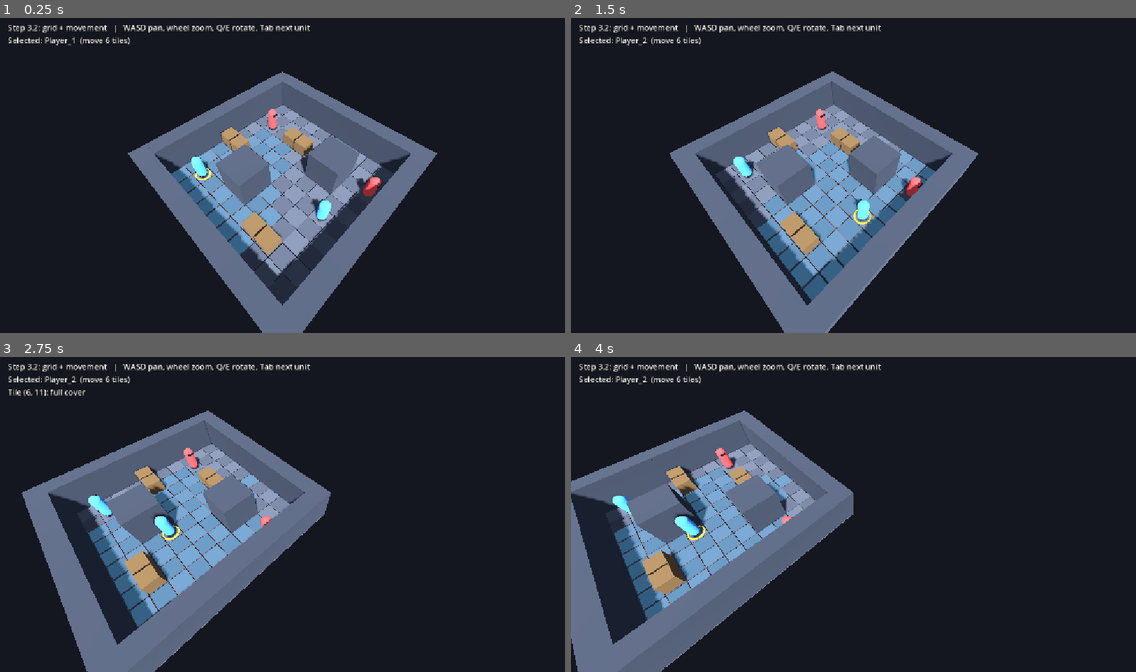
Above: before the commit, frames 1-4 (two rows, left to right).
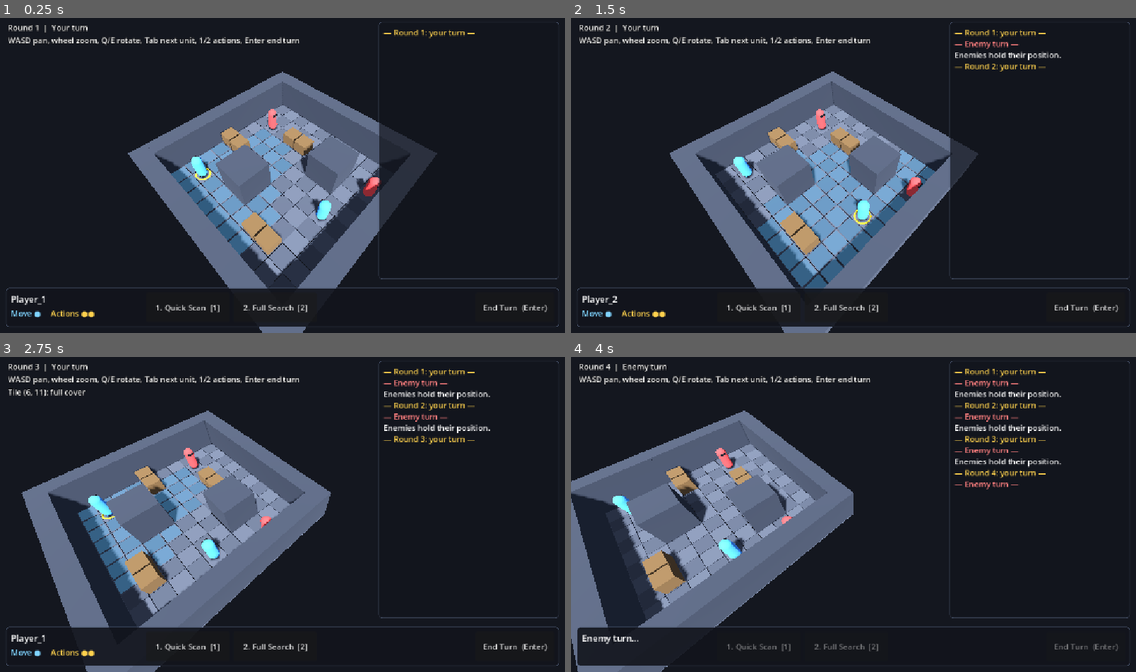
Above: after the commit, the same moments.

Repository: sneakyUnic0rn/space-rpg-project
Game: Godot game, scene res://scenes/battle/battle_test.tscn
Same seed, same stepped clock (60 frames per second), same inputs: the game is played once before the commit and once after it.
Inputs (mouse positions are in pixels of both pictures, inside the frame that each line leads up to):
- Up to frame 1 (0.25 s): no input
- Up to frame 2 (1.5 s): click (1085, 307) at 0.5 s, where only the run after the commit has a clickable "End Turn (Enter)"; tap Enter at 1.25 s; move the mouse to (977, 159) at 1.27 s; hold D from 1.28 s (still down); tap Tab at 1.35 s; click (977, 159) at 1.42 s
- Up to frame 3 (2.75 s): tap Enter at 1.55 s; release D at 2 s; drag from (169, 530) to (254, 577) at 2.02 s
- Up to frame 4 (4 s): click (1085, 646) at 2.75 s, where only the run after the commit has a clickable "End Turn (Enter)"; tap Space at 3.5 s; move the mouse to (910, 445) at 3.52 s; hold D from 3.53 s (still down); tap Keypad Enter at 3.6 s; click (910, 445) at 3.67 s; tap 1 at 3.8 s

The runs differ from the first frame. In frame 1, 5.6% of the frame differs, in the area x 1-99%, y 1-98%; in frame 2, 4.9%; in frame 3, 7.6%; in frame 4, 9.0%.

Commit message:
Add turn managerr, 1 move + 2 actions, focused actions, end turn

Diff:
--- a/space-rpg-project/scenes/battle/battle_test.tscn
+++ b/space-rpg-project/scenes/battle/battle_test.tscn
@@ -1,8 +1,9 @@
-[gd_scene load_steps=4 format=3]
+[gd_scene load_steps=5 format=3]
 
 [ext_resource type="Script" path="res://scripts/battle/battle_scene.gd" id="1"]
 [ext_resource type="Script" path="res://scripts/battle/battle_grid.gd" id="2"]
 [ext_resource type="Script" path="res://scripts/battle/camera_rig.gd" id="3"]
+[ext_resource type="Script" path="res://scripts/battle/battle_hud.gd" id="4"]
 
 [node name="BattleTest" type="Node3D"]
 script = ExtResource("1")
@@ -17,10 +18,12 @@
 
 [node name="HUD" type="CanvasLayer" parent="."]
 
-[node name="Info" type="Label" parent="HUD"]
-offset_left = 16.0
-offset_top = 12.0
-offset_right = 900.0
-offset_bottom = 90.0
-theme_override_colors/font_outline_color = Color(0, 0, 0, 1)
-theme_override_constants/outline_size = 4
+[node name="BattleHUD" type="Control" parent="HUD"]
+layout_mode = 3
+anchors_preset = 15
+anchor_right = 1.0
+anchor_bottom = 1.0
+grow_horizontal = 2
+grow_vertical = 2
+mouse_filter = 2
+script = ExtResource("4")
--- /dev/null
+++ b/space-rpg-project/scripts/battle/battle_hud.gd
@@ -0,0 +1,137 @@
+class_name BattleHUD
+extends Control
+## On-screen UI for the battle: info at the top, combat log on the right,
+## action bar at the bottom. Sends button presses to the battle scene via signals.
+
+signal action_pressed(action: BattleAction)
+signal end_turn_pressed
+
+var info_label := Label.new()
+var _log := RichTextLabel.new()
+var _unit_label := Label.new()
+var _budget_label := RichTextLabel.new()
+var _action_row := HBoxContainer.new()
+var _end_turn := Button.new()
+var _buttons := {}  # BattleAction -> Button
+
+
+func _ready() -> void:
+	set_anchors_preset(Control.PRESET_FULL_RECT)
+	mouse_filter = Control.MOUSE_FILTER_IGNORE
+
+	# Top-left info
+	info_label.position = Vector2(16, 12)
+	info_label.add_theme_color_override("font_outline_color", Color.BLACK)
+	info_label.add_theme_constant_override("outline_size", 4)
+	info_label.mouse_filter = Control.MOUSE_FILTER_IGNORE
+	add_child(info_label)
+
+	# Right: combat log
+	var log_panel := PanelContainer.new()
+	log_panel.set_anchors_preset(Control.PRESET_RIGHT_WIDE)
+	log_panel.offset_left = -380
+	log_panel.offset_top = 12
+	log_panel.offset_right = -12
+	log_panel.offset_bottom = -110
+	log_panel.add_theme_stylebox_override("panel", _panel_style(0.7))
+	log_panel.mouse_filter = Control.MOUSE_FILTER_IGNORE
+	add_child(log_panel)
+	_log.bbcode_enabled = true
+	_log.scroll_following = true
+	_log.fit_content = false
+	log_panel.add_child(_log)
+
+	# Bottom: action bar
+	var bar := PanelContainer.new()
+	bar.set_anchors_preset(Control.PRESET_BOTTOM_WIDE)
+	bar.offset_top = -92
+	bar.offset_left = 12
+	bar.offset_right = -12
+	bar.offset_bottom = -12
+	bar.add_theme_stylebox_override("panel", _panel_style(0.9))
+	add_child(bar)
+
+	var row := HBoxContainer.new()
+	row.add_theme_constant_override("separation", 16)
+	bar.add_child(row)
+
+	var unit_box := VBoxContainer.new()
+	unit_box.custom_minimum_size.x = 260
+	_unit_label.add_theme_font_size_override("font_size", 18)
+	unit_box.add_child(_unit_label)
+	_budget_label.bbcode_enabled = true
+	_budget_label.fit_content = true
+	_budget_label.scroll_active = false
+	_budget_label.custom_minimum_size = Vector2(260, 24)
+	unit_box.add_child(_budget_label)
+	row.add_child(unit_box)
+
+	_action_row.add_theme_constant_override("separation", 8)
+	_action_row.size_flags_horizontal = Control.SIZE_EXPAND_FILL
+	row.add_child(_action_row)
+
+	_end_turn.text = "End Turn  (Enter)"
+	_end_turn.focus_mode = Control.FOCUS_NONE
+	_end_turn.custom_minimum_size = Vector2(160, 0)
+	_end_turn.pressed.connect(func(): end_turn_pressed.emit())
+	row.add_child(_end_turn)
+
+
+func _panel_style(alpha: float) -> StyleBoxFlat:
+	var sb := StyleBoxFlat.new()
+	sb.bg_color = Color(0.07, 0.08, 0.11, alpha)
+	sb.border_color = Color(0.3, 0.35, 0.45, alpha)
+	sb.set_border_width_all(1)
+	sb.set_corner_radius_all(6)
+	sb.set_content_margin_all(10)
+	return sb
+
+
+func set_actions(actions: Array[BattleAction]) -> void:
+	for child in _action_row.get_children():
+		child.queue_free()
+	_buttons.clear()
+	for i in actions.size():
+		var action := actions[i]
+		var b := Button.new()
+		b.text = "%d. %s" % [i + 1, action.button_text()]
+		b.focus_mode = Control.FOCUS_NONE
+		b.custom_minimum_size = Vector2(170, 56)
+		b.pressed.connect(func(): action_pressed.emit(action))
+		_action_row.add_child(b)
+		_buttons[action] = b
+
+
+## Redraw the action bar for the selected unit.
+func refresh(unit: Unit, is_player_phase: bool) -> void:
+	_end_turn.disabled = not is_player_phase
+	if unit == null or not is_player_phase:
+		_unit_label.text = "Enemy turn..." if not is_player_phase else "No unit selected"
+		_budget_label.text = ""
+		for action in _buttons:
+			_buttons[action].disabled = true
+		return
+
+	var b := unit.budget
+	_unit_label.text = unit.name
+	var move_text := "[color=#7fd3ff]Move ●[/color]" if b.can_move() else "[color=#666]Move ○[/color]"
+	var pips := ""
+	for i in TurnBudget.ACTIONS_PER_TURN:
+		pips += "●" if i < b.actions_left else "○"
+	_budget_label.text = "%s     [color=#ffd24d]Actions %s[/color]" % [move_text, pips]
+
+	for action in _buttons:
+		var reason := b.why_not(action)
+		_buttons[action].disabled = reason != ""
+		_buttons[action].tooltip_text = action.description + ("" if reason == "" else "\n\n" + reason)
+
+
+func log_line(text: String, color: String = "") -> void:
+	if color != "":
+		_log.append_text("[color=%s]%s[/color]\n" % [color, text])
+	else:
+		_log.append_text(text + "\n")
+
+
+func log_text() -> String:
+	return _log.get_parsed_text()
--- a/space-rpg-project/scripts/battle/battle_scene.gd
+++ b/space-rpg-project/scripts/battle/battle_scene.gd
@@ -1,18 +1,23 @@
 extends Node3D
-## Step 3.2 test battle: select a unit, see where it can go, click to move.
-##   Left click your unit  select it
-##   Tab                   select the next player unit
-##   Hover a blue tile     preview the route
-##   Left click blue tile  move there
-## There are no turns yet, so units can move as often as you like.
+## Test battle: grid movement + turns.
+##   Left click your unit   select it        Tab    next unit with something left to do
+##   Hover a blue tile      preview route    1 / 2  use an action
+##   Left click blue tile   move there       Enter  end turn
+## Each unit gets 1 move + 2 actions per turn. Enemies don't act yet (step 3.5).
+
+const ENEMY_PHASE_TIME := 0.8  # seconds the placeholder enemy turn lasts
 
 @onready var grid: BattleGrid = $BattleGrid
 @onready var camera_rig: CameraRig = $CameraRig
 @onready var units_root: Node3D = $Units
-@onready var info_label: Label = $HUD/Info
+@onready var hud: BattleHUD = $HUD/BattleHUD
 
 var units: Array[Unit] = []
 var selected: Unit = null
+var actions: Array[BattleAction] = ActionLibrary.default_actions()
+var round_number := 1
+var is_player_phase := true
+
 var _reach := {}
 var _hover_cell := Vector2i(-1, -1)
 
@@ -29,10 +34,12 @@
 	camera_rig.bounds = AABB(Vector3.ZERO, Vector3(grid.width, 0, grid.height))
 	camera_rig.focus_on(grid.center())
 
-	var players := _player_units()
-	if not players.is_empty():
-		select_unit(players[0])
-	_update_info()
+	hud.set_actions(actions)
+	hud.action_pressed.connect(func(a): perform_action(a))
+	hud.end_turn_pressed.connect(func(): end_player_turn())
+
+	hud.log_line("— Round 1: your turn —", "#ffd24d")
+	_select_first_ready()
 
 
 func _unhandled_input(event: InputEvent) -> void:
@@ -40,11 +47,19 @@
 		_on_hover(_cell_under_mouse(event.position))
 	elif event is InputEventMouseButton and event.pressed and event.button_index == MOUSE_BUTTON_LEFT:
 		_on_click(_cell_under_mouse(event.position))
-	elif event is InputEventKey and event.pressed and not event.echo and event.keycode == KEY_TAB:
-		_select_next()
-
-
-# --- Actions (public so tests and, later, the turn system can call them) ---
+	elif event is InputEventKey and event.pressed and not event.echo:
+		match event.keycode:
+			KEY_TAB:
+				_select_next()
+			KEY_ENTER, KEY_KP_ENTER:
+				end_player_turn()
+			_:
+				var index: int = event.keycode - KEY_1
+				if index >= 0 and index < actions.size():
+					perform_action(actions[index])
+
+
+# --- Actions (public so tests and, later, the AI can call them) ---------------
 
 func select_unit(unit: Unit) -> void:
 	if selected:
@@ -53,21 +68,59 @@
 	if selected:
 		selected.set_selected(true)
 	_refresh_reach()
-	_update_info()
+	_refresh_ui()
 
 
 func try_move_to(cell: Vector2i) -> bool:
-	if selected == null or selected.is_moving or cell == selected.cell:
+	if not _can_command() or not selected.budget.can_move() or cell == selected.cell:
 		return false
 	var path := GridPathfinder.path_to(_reach, cell)
 	if path.is_empty():
 		return false
+	selected.budget.use_move()
 	grid.clear_reachable()
 	grid.clear_path()
+	_refresh_ui()
 	await selected.move_along(path, grid)
-	_refresh_reach()
-	_update_info()
+	_after_unit_acted()
 	return true
+
+
+func perform_action(action: BattleAction) -> bool:
+	if not _can_command():
+		return false
+	var reason := selected.budget.why_not(action)
+	if reason != "":
+		hud.log_line(reason, "#ff8080")
+		return false
+	selected.budget.spend(action)
+	var result: Dictionary = action.effect.call(selected)
+	hud.log_line(result["text"])
+	if result.get("refund", 0) > 0:
+		selected.budget.refund(result["refund"])
+	_after_unit_acted()
+	return true
+
+
+func end_player_turn() -> void:
+	if not is_player_phase:
+		return
+	is_player_phase = false
+	select_unit(null)
+	hud.log_line("— Enemy turn —", "#ff8080")
+	_refresh_ui()
+
+	# Placeholder: enemies just wait. Real AI arrives in step 3.5.
+	await get_tree().create_timer(ENEMY_PHASE_TIME).timeout
+	hud.log_line("Enemies hold their position.")
+
+	round_number += 1
+	for u in units:
+		u.budget.reset()
+		u.set_exhausted(false)
+	is_player_phase = true
+	hud.log_line("— Round %d: your turn —" % round_number, "#ffd24d")
+	_select_first_ready()
 
 
 func unit_at(cell: Vector2i) -> Unit:
@@ -79,14 +132,37 @@
 
 # --- Internals -------------------------------------------------------------
 
+func _can_command() -> bool:
+	return is_player_phase and selected != null and not selected.is_moving
+
+
+## After any move/action: update visuals, and move on if the unit is done.
+func _after_unit_acted() -> void:
+	if selected == null:
+		return
+	if selected.budget.is_exhausted():
+		selected.set_exhausted(true)
+		if _ready_player_units().is_empty():
+			hud.log_line("All units done.")
+			end_player_turn()
+			return
+		_select_first_ready()
+		return
+	_refresh_reach()
+	_refresh_ui()
+
+
 func _spawn_unit(team: String, cell: Vector2i) -> void:
 	var u := Unit.new()
 	u.team = team
 	u.name = "%s_%d" % [team.capitalize(), units.size() + 1]
+	# Test character numbers. Real characters come from character creation later.
+	u.stats.attributes["WIS"] = 55
+	u.stats.skill_points["Perception"] = 20
 	units_root.add_child(u)
 	u.place_at(cell, grid)
 	if team == "enemy":
-		u.rotation.y = PI  # face the players
+		u.rotation.y = PI
 	units.append(u)
 
 
@@ -98,12 +174,25 @@
 	return result
 
 
+func _ready_player_units() -> Array[Unit]:
+	var result: Array[Unit] = []
+	for u in _player_units():
+		if not u.budget.is_exhausted():
+			result.append(u)
+	return result
+
+
+func _select_first_ready() -> void:
+	var ready_units := _ready_player_units()
+	select_unit(ready_units[0] if not ready_units.is_empty() else null)
+
+
 func _select_next() -> void:
-	var players := _player_units()
-	if players.is_empty():
-		return
-	var i := players.find(selected)
-	select_unit(players[(i + 1) % players.size()])
+	var ready_units := _ready_player_units()
+	if ready_units.is_empty() or not is_player_phase:
+		return
+	var i := ready_units.find(selected)
+	select_unit(ready_units[(i + 1) % ready_units.size()])
 
 
 func _walkable_for_selected(cell: Vector2i) -> bool:
@@ -115,7 +204,7 @@
 
 func _refresh_reach() -> void:
 	grid.clear_path()
-	if selected == null:
+	if selected == null or not selected.budget.can_move() or not is_player_phase:
 		_reach = {}
 		grid.clear_reachable()
 		return
@@ -129,19 +218,22 @@
 	if cell == _hover_cell:
 		return
 	_hover_cell = cell
-	if selected and not selected.is_moving and _reach.get("costs", {}).has(cell) and cell != selected.cell:
+	if _can_command() and _reach.get("costs", {}).has(cell) and cell != selected.cell:
 		grid.show_path(GridPathfinder.path_to(_reach, cell))
 	else:
 		grid.clear_path()
-	_update_info()
+	_refresh_ui()
 
 
 func _on_click(cell: Vector2i) -> void:
-	if selected and selected.is_moving:
+	if not is_player_phase or (selected and selected.is_moving):
 		return
 	var clicked := unit_at(cell)
 	if clicked and clicked.team == "player":
-		select_unit(clicked)
+		if clicked.budget.is_exhausted():
+			hud.log_line("%s has nothing left this turn." % clicked.name, "#999999")
+		else:
+			select_unit(clicked)
 	else:
 		try_move_to(cell)
 
@@ -156,17 +248,16 @@
 	return grid.world_to_cell(hit)
 
 
-func _update_info() -> void:
-	var lines := ["Step 3.2: grid + movement   |   WASD pan, wheel zoom, Q/E rotate, Tab next unit"]
-	if selected:
-		var s := "Selected: %s  (move %.0f tiles)" % [selected.name, selected.move_range]
-		if _reach.get("costs", {}).has(_hover_cell) and _hover_cell != selected.cell:
-			s += "   |   route cost %.1f" % _reach["costs"][_hover_cell]
-		lines.append(s)
+func _refresh_ui() -> void:
+	hud.refresh(selected, is_player_phase)
+	var lines := ["Round %d  |  %s" % [round_number, "Your turn" if is_player_phase else "Enemy turn"],
+		"WASD pan, wheel zoom, Q/E rotate, Tab next unit, 1/2 actions, Enter end turn"]
+	if selected and _reach.get("costs", {}).has(_hover_cell) and _hover_cell != selected.cell:
+		lines.append("Route cost %.1f / %.0f" % [_reach["costs"][_hover_cell], selected.move_range])
 	if grid.is_inside(_hover_cell):
 		var cover: String = ["no cover", "half cover", "full cover"][grid.cover_at(_hover_cell)]
 		lines.append("Tile %s: %s" % [_hover_cell, cover])
-	info_label.text = "\n".join(lines)
+	hud.info_label.text = "\n".join(lines)
 
 
 func _setup_environment() -> void:
--- a/space-rpg-project/scripts/battle/unit.gd
+++ b/space-rpg-project/scripts/battle/unit.gd
@@ -11,10 +11,13 @@
 @export var move_range := 6.0
 
 var stats := CharacterStats.new()
+var budget := TurnBudget.new()
 var cell := Vector2i.ZERO
 var is_moving := false
 
 var _ring := MeshInstance3D.new()
+var _body_mat: StandardMaterial3D
+var _base_color: Color
 
 
 func _ready() -> void:
@@ -25,7 +28,9 @@
 	capsule.radius = 0.3
 	capsule.height = 1.6
 	body.mesh = capsule
-	body.material_override = _mat(color)
+	_base_color = color
+	_body_mat = _mat(color)
+	body.material_override = _body_mat
 	body.position.y = 0.8
 	add_child(body)
 
@@ -50,6 +55,12 @@
 
 func set_selected(selected: bool) -> void:
 	_ring.visible = selected
+
+
+## Grey the unit out when it has nothing left to do this turn.
+func set_exhausted(exhausted: bool) -> void:
+	if _body_mat:
+		_body_mat.albedo_color = _base_color.darkened(0.6) if exhausted else _base_color
 
 
 func place_at(new_cell: Vector2i, grid: BattleGrid) -> void:
--- /dev/null
+++ b/space-rpg-project/scripts/rules/action_library.gd
@@ -0,0 +1,30 @@
+class_name ActionLibrary
+## The actions available in the test battle. Real actions (shoot, first aid,
+## combat hack, overwatch...) get added here as they're built.
+
+
+static func default_actions() -> Array[BattleAction]:
+	return [quick_scan(), full_search()]
+
+
+## 1 action: a quick Perception check. Placeholder effect until enemies,
+## loot and hidden things exist.
+static func quick_scan() -> BattleAction:
+	return BattleAction.make("quick_scan", "Quick Scan", 1, false,
+		"Perception check to spot threats nearby.",
+		func(unit: Unit) -> Dictionary:
+			var r := unit.stats.check_skill("Perception")
+			return {"text": "%s Quick Scan: %s" % [unit.name, r.describe()], "refund": 0})
+
+
+## 2 actions, focused (must be first). Hard or better success refunds 1 action.
+static func full_search() -> BattleAction:
+	return BattleAction.make("full_search", "Full Search", 2, true,
+		"Focused: thorough Perception check. Hard success refunds 1 action.",
+		func(unit: Unit) -> Dictionary:
+			var r := unit.stats.check_skill("Perception")
+			var refund := 1 if r.is_hard_or_better() else 0
+			var text := "%s Full Search: %s" % [unit.name, r.describe()]
+			if refund > 0:
+				text += "  ->  %s success, 1 action refunded!" % r.level_name()
+			return {"text": text, "refund": refund})
--- /dev/null
+++ b/space-rpg-project/scripts/rules/battle_action.gd
@@ -0,0 +1,28 @@
+class_name BattleAction
+extends RefCounted
+## One thing a unit can do with its actions (shoot, scan, first aid...).
+## `effect` is a function that takes the acting Unit and returns
+## {"text": String for the combat log, "refund": int actions to give back}.
+
+var id: String
+var display_name: String
+var cost: int = 1
+var focused: bool = false
+var description: String = ""
+var effect: Callable
+
+
+static func make(p_id: String, p_name: String, p_cost: int, p_focused: bool,
+		p_description: String, p_effect: Callable) -> BattleAction:
+	var a := BattleAction.new()
+	a.id = p_id
+	a.display_name = p_name
+	a.cost = p_cost
+	a.focused = p_focused
+	a.description = p_description
+	a.effect = p_effect
+	return a
+
+
+func button_text() -> String:
+	return "%s  [%d]" % [display_name, cost]
--- /dev/null
+++ b/space-rpg-project/scripts/rules/turn_budget.gd
@@ -0,0 +1,59 @@
+class_name TurnBudget
+extends RefCounted
+## What one unit may still do this turn.
+## Rules: 1 move + 2 actions per turn, the same action can't be taken twice,
+## and "focused" actions (2-action ones like First Aid or Full Search) must be
+## the unit's first action of the turn. Moving first is allowed.
+
+const MOVES_PER_TURN := 1
+const ACTIONS_PER_TURN := 2
+
+var moves_left := MOVES_PER_TURN
+var actions_left := ACTIONS_PER_TURN
+var actions_taken := 0
+var used_ids: Array[String] = []
+
+
+func reset() -> void:
+	moves_left = MOVES_PER_TURN
+	actions_left = ACTIONS_PER_TURN
+	actions_taken = 0
+	used_ids.clear()
+
+
+func can_move() -> bool:
+	return moves_left > 0
+
+
+func use_move() -> void:
+	moves_left = maxi(0, moves_left - 1)
+
+
+## Empty string if the action is allowed, otherwise the reason it isn't.
+func why_not(action: BattleAction) -> String:
+	if action.id in used_ids:
+		return "%s was already used this turn" % action.display_name
+	if action.focused and actions_taken > 0:
+		return "%s is a focused action and must be your first action" % action.display_name
+	if action.cost > actions_left:
+		return "%s needs %d actions, you have %d" % [action.display_name, action.cost, actions_left]
+	return ""
+
+
+func can_take(action: BattleAction) -> bool:
+	return why_not(action) == ""
+
+
+func spend(action: BattleAction) -> void:
+	actions_left -= action.cost
+	actions_taken += 1
+	used_ids.append(action.id)
+
+
+## Give actions back (e.g. Hard success on a focused action). Never above the max.
+func refund(amount: int) -> void:
+	actions_left = mini(actions_left + amount, ACTIONS_PER_TURN)
+
+
+func is_exhausted() -> bool:
+	return moves_left == 0 and actions_left == 0
--- a/space-rpg-project/tests/test_battle.gd
+++ b/space-rpg-project/tests/test_battle.gd
@@ -62,6 +62,9 @@
 	expect(scene.grid.cover_at(Vector2i(5, 1)) == 1, "crate gives half cover")
 
 	var unit: Unit = scene.selected
+	var enemy_cell: Vector2i = scene.grid.spawns["E"][0]
+	var blocked := GridPathfinder.reachable(enemy_cell + Vector2i(-2, 0), 6.0, scene._walkable_for_selected)
+	expect(not blocked["costs"].has(enemy_cell), "can't move onto another unit's tile")
 	var start := unit.cell
 	var target := start + Vector2i(0, 3)  # straight down, open floor
 	expect(scene.grid.is_floor(target), "test target is a floor tile")
@@ -76,8 +79,6 @@
 	var far: bool = await scene.try_move_to(Vector2i(10, 10))
 	expect(not far, "unit refuses a tile beyond its movement range")
 
-	var enemy_cell: Vector2i = scene.grid.spawns["E"][0]
-	expect(not scene._reach["costs"].has(enemy_cell), "can't move onto another unit's tile")
 
 	scene._select_next()
 	expect(scene.selected != unit and scene.selected.team == "player", "Tab switches to the other player unit")
--- /dev/null
+++ b/space-rpg-project/tests/test_turns.gd
@@ -0,0 +1,99 @@
+extends SceneTree
+## Checks for the action economy and turn flow. Run with:
+##   godot --headless --script res://tests/test_turns.gd
+
+var _failures := 0
+var _passes := 0
+
+
+func _initialize() -> void:
+	test_budget_rules()
+	await test_turn_flow()
+	print("\n%d passed, %d failed" % [_passes, _failures])
+	quit(1 if _failures > 0 else 0)
+
+
+func expect(condition: bool, label: String) -> void:
+	if condition:
+		_passes += 1
+		print("PASS  ", label)
+	else:
+		_failures += 1
+		print("FAIL  ", label)
+
+
+func test_budget_rules() -> void:
+	var scan := ActionLibrary.quick_scan()
+	var search := ActionLibrary.full_search()
+	var other := BattleAction.make("other", "Other", 1, false, "", func(_u): return {})
+
+	var b := TurnBudget.new()
+	expect(b.can_move() and b.actions_left == 2, "turn starts with 1 move + 2 actions")
+	b.use_move()
+	expect(not b.can_move(), "only one move per turn")
+	expect(b.can_take(search), "focused action allowed after moving (still first ACTION)")
+
+	b.reset()
+	b.spend(scan)
+	expect(not b.can_take(scan), "same action can't be taken twice in a turn")
+	expect(b.why_not(scan).contains("already used"), "reason explains the repeat rule")
+	expect(not b.can_take(search), "focused action blocked once another action was taken")
+	expect(b.can_take(other), "a different 1-action action is still allowed")
+	b.spend(other)
+	expect(b.actions_left == 0 and not b.can_take(other), "no actions left after two")
+
+	b.reset()
+	b.spend(search)
+	expect(b.actions_left == 0, "focused action costs both actions")
+	b.refund(1)
+	expect(b.actions_left == 1 and b.can_take(scan), "refund gives one action back for another action")
+	b.refund(5)
+	expect(b.actions_left == 2, "refund never goes above the max")
+
+	b.reset()
+	b.use_move()
+	b.spend(scan)
+	b.spend(other)
+	expect(b.is_exhausted(), "move + 2 actions = unit is done")
+
+
+func test_turn_flow() -> void:
+	Dice.set_seed(7)
+	var scene: Node3D = load("res://scenes/battle/battle_test.tscn").instantiate()
+	root.add_child(scene)
+	await process_frame
+
+	var u: Unit = scene.selected
+	expect(scene.round_number == 1 and scene.is_player_phase, "battle starts on round 1, player turn")
+
+	var moved: bool = await scene.try_move_to(u.cell + Vector2i(0, 2))
+	expect(moved, "first move works")
+	var moved_again: bool = await scene.try_move_to(u.cell + Vector2i(0, 1))
+	expect(not moved_again, "second move in the same turn is refused")
+
+	var scan: BattleAction = scene.actions[0]
+	expect(scene.perform_action(scan), "Quick Scan (by id) uses an action")
+	expect(not scene.perform_action(scan), "Quick Scan can't be repeated")
+	expect(u.budget.actions_left >= 0, "budget never negative")
+
+	# Use up this unit and the other one; turn should end automatically.
+	u.budget.actions_left = 0
+	scene._after_unit_acted()
+	expect(scene.selected != u, "exhausted unit hands control to the next unit")
+	var other: Unit = scene.selected
+	other.budget.use_move()
+	other.budget.actions_left = 0
+	scene._after_unit_acted()
+	expect(not scene.is_player_phase, "turn ends automatically when every unit is done")
+
+	await create_timer(scene.ENEMY_PHASE_TIME + 0.3).timeout
+	expect(scene.is_player_phase and scene.round_number == 2, "enemy phase passes and round 2 begins")
+	expect(u.budget.can_move() and u.budget.actions_left == 2, "budgets reset for the new round")
+	expect(scene.hud.log_text().contains("Round 2"), "combat log shows the new round")
+
+	# Manual end turn
+	scene.end_player_turn()
+	expect(not scene.is_player_phase, "End Turn starts the enemy phase")
+	await create_timer(scene.ENEMY_PHASE_TIME + 0.3).timeout
+	expect(scene.round_number == 3, "round 3 after ending turn manually")
+	scene.queue_free()
Not shown, added: space-rpg-project/scripts/battle/battle_hud.gd.uid
Not shown, added: space-rpg-project/scripts/rules/action_library.gd.uid
Not shown, added: space-rpg-project/scripts/rules/battle_action.gd.uid
Not shown, added: space-rpg-project/scripts/rules/turn_budget.gd.uid
Not shown, added: space-rpg-project/tests/test_turns.gd.uid
